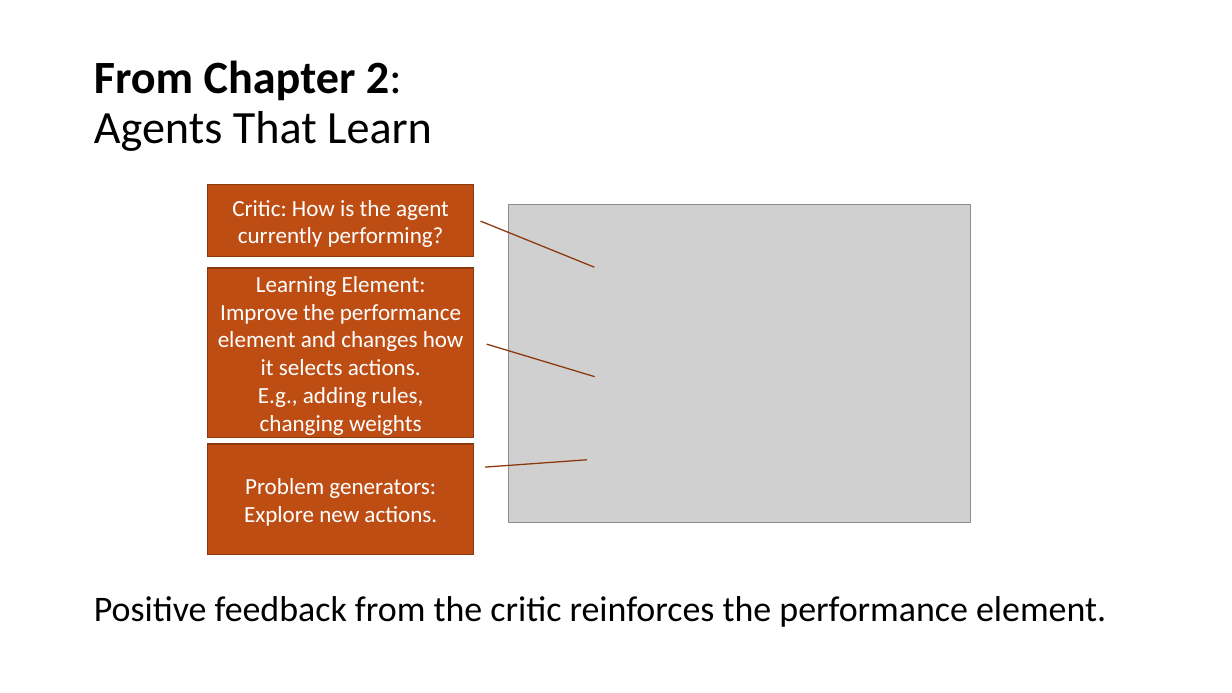
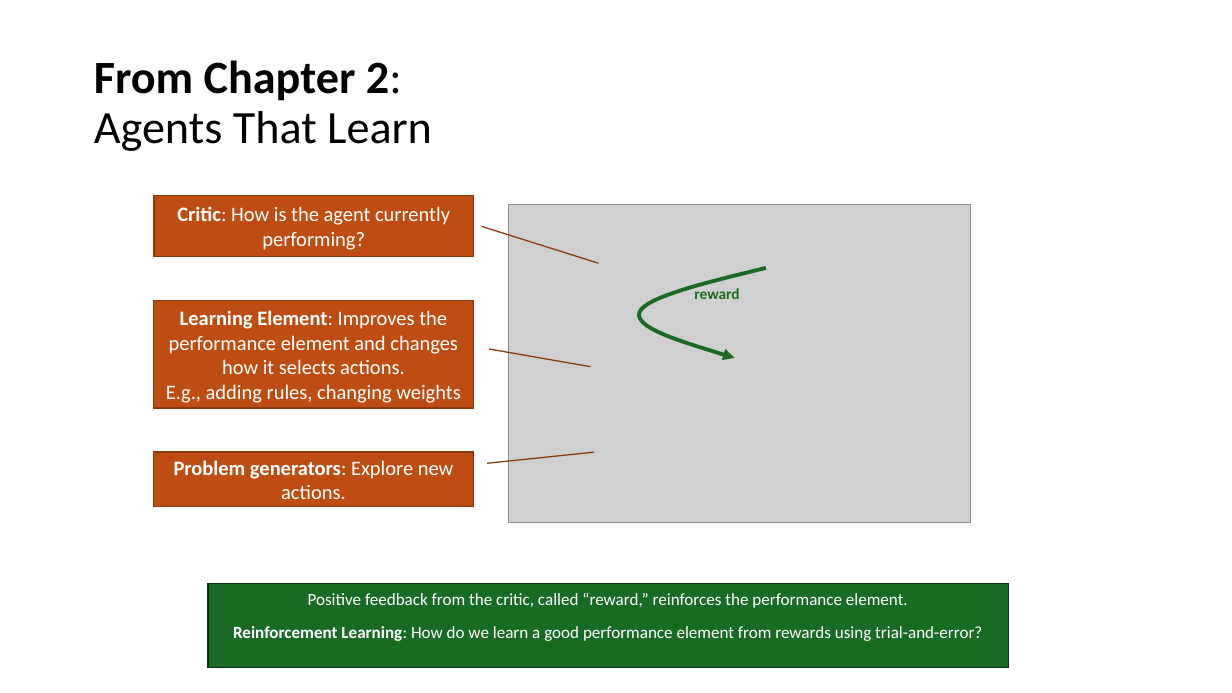
Before and after one commit to mhahsler/CS7320-AI, a slide deck: slide 2 of slides/22_Reinforcement_Learning.pptx. Drawn at 1232x693 pixels with LibreOffice and Linux fonts; fonts in the diff are those of the drawing; grey boxes stand for pictures. Boxes give left, top, right and bottom in pixels: in the first picture for what was removed or moved away, otherwise in the second. Text is boxed around its words. In the diff, an @@ line names an element or a change of style, - is before the commit and + after.

```diff
--- a/slides/22_Reinforcement_Learning.pptx
+++ b/slides/22_Reinforcement_Learning.pptx
@@ border callout "Critic: How is the agent ...": place and size @@
-border callout "Critic: How is the agent ..." at [208,185,474,257]
+border callout "Critic: How is the agent ..." at [154,196,474,257]
@@ border callout "Critic: How is the agent ..." at [154,196,474,257]: size 18 to 16 pt; bold on in "Critic:"; proportions changed @@
@@ freeform shape added at [640,268,766,358], outline #196B24 3 pt @@
@@ text added at [694,286,739,299], 12 pt, text #196B24, bold @@
+reward
@@ border callout "Learning Element: Improves the performance ...": place and size @@
-border callout "Learning Element: Improves the performance ..." at [208,268,474,437]
+border callout "Learning Element: Improves the performance ..." at [153,301,473,409]
@@ border callout "Learning Element: Improves the performance ..." at [153,301,473,409]: proportions changed @@
@@ text in border callout at [169,310,458,374]: text changed; size 18 to 16 pt @@
-Learning Element: Improve the performance element and changes how it selects actions.
+Learning Element: Improves the performance element and changes how it selects actions.
@@ text in border callout at [166,384,460,403]: size 18 to 16 pt in "E.g., adding rules, changing weights" @@
@@ border callout "Problem generators: Explore new actions.": place and size @@
-border callout "Problem generators: Explore new actions." at [208,445,474,555]
+border callout "Problem generators: Explore new actions." at [153,452,473,506]
@@ border callout "Problem generators: Explore new actions." at [153,452,473,506]: size 18 to 16 pt; bold on in "Problem generators:"; proportions changed @@
@@ text "Positive feedback from the critic, ...": place and size @@
-text "Positive feedback from the critic, ..." at [94,596,1106,627]
+text "Positive feedback from the critic, ..." at [208,584,1009,668]
@@ text "Positive feedback from the critic, ..." at [208,584,1009,668]: fill none to #196B24; outline none to #0B2F10 1 pt @@
@@ text at [233,593,982,641]: text changed; size 28 to 13.3 pt; text colour #000000 to #FFFFFF @@
-Positive feedback from the critic reinforces the performance element.
+Positive feedback from the critic, called “reward,” reinforces the performance element.
+Reinforcement Learning: How do we learn a good performance element from rewards using trial-and-error?
```
Also in this commit, not shown: 5 other slides changed, 1 other file.
